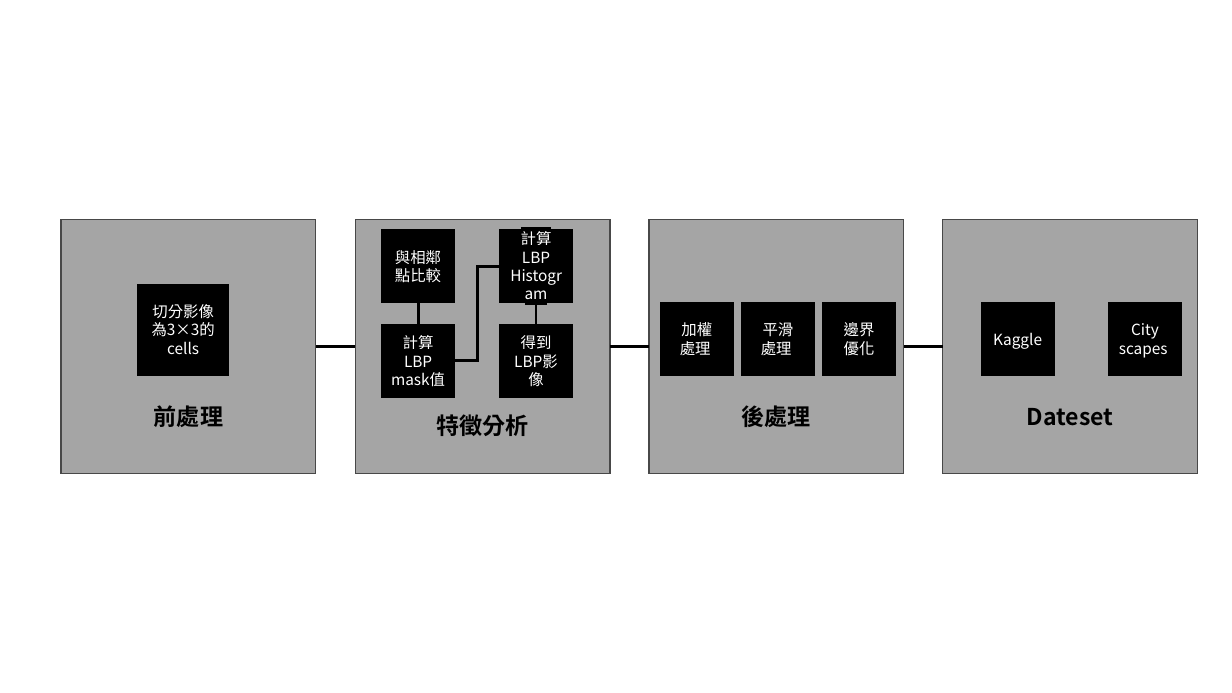
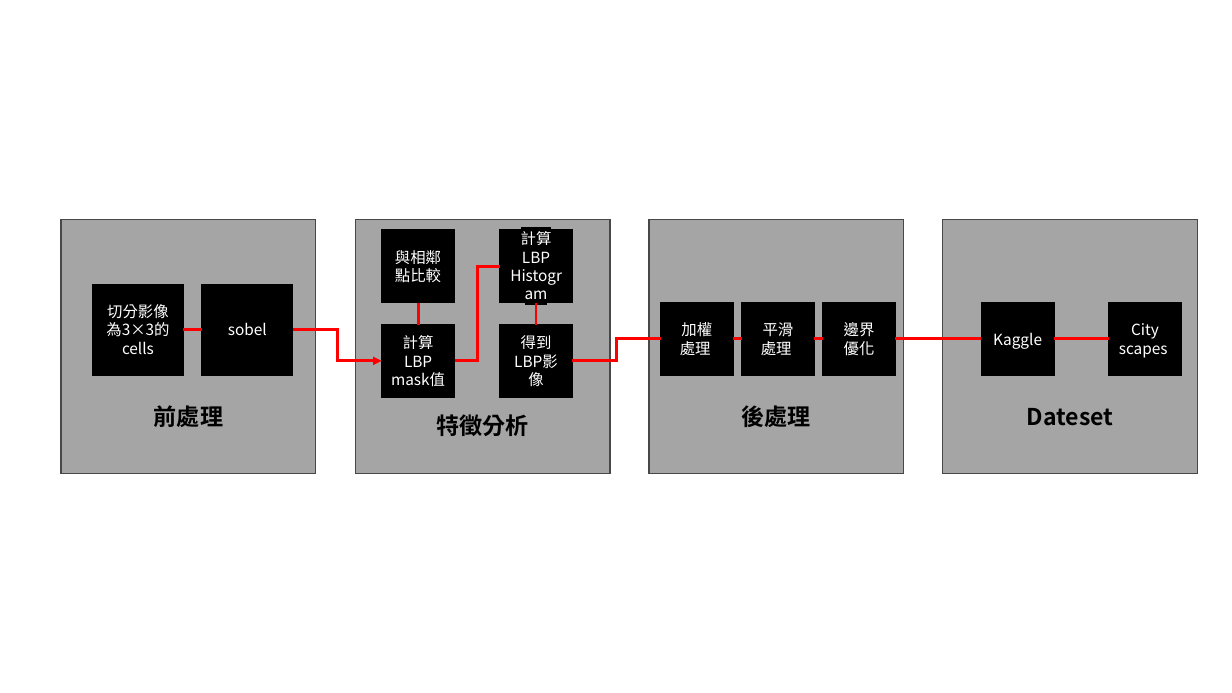
Before and after one commit to shaowei820/Image-processing, a slide deck: slide 2 of image.pptx. Drawn at 1232x693 pixels with LibreOffice and Linux fonts; fonts in the diff are those of the drawing. Boxes give left, top, right and bottom in pixels: in the first picture for what was removed or moved away, otherwise in the second. Text is boxed around its words. In the diff, an @@ line names an element or a change of style, - is before the commit and + after.

```diff
--- a/image.pptx
+++ b/image.pptx
@@ elbow line (455, 361) - (478, 266): stroke #000000 2.25 pt to #FF0000 2.25 pt @@
@@ line (476, 266) - (500, 266): stroke #000000 2.25 pt to #FF0000 2.25 pt @@
@@ rectangle "切分影像為3×3的cells": place and size @@
-rectangle "切分影像為3×3的cells" at (138,285,228,375)
+rectangle "切分影像為3×3的cells" at (92,285,183,375)
@@ rectangle added at (202,285,293,375), fill #000000, outline #000000 1 pt, 12 pt, text #FFFFFF @@
+sobel
@@ line (419, 302) - (419, 324): stroke #000000 2.25 pt to #FF0000 2.25 pt @@
@@ line (536, 324) - (536, 302): stroke #000000 2.25 pt to #FF0000 2.25 pt @@
@@ line added from (183, 330) to (202, 330), #FF0000 2.25 pt @@
@@ elbow arrow added from (293, 330) to (382, 361), #FF0000 2.25 pt @@
@@ line removed from (316, 347) to (356, 347) @@
@@ elbow line added from (573, 361) to (661, 339), #FF0000 2.25 pt @@
@@ line removed from (650, 347) to (610, 347) @@
@@ line added from (734, 339) to (742, 339), #FF0000 2.25 pt @@
@@ line added from (823, 339) to (814, 339), #FF0000 2.25 pt @@
@@ line moved from (943, 347) - (904, 347) to (896, 339) - (982, 339) @@
@@ line (896, 339) - (982, 339): stroke #000000 2.25 pt to #FF0000 2.25 pt @@
@@ line added from (1055, 339) to (1109, 339), #FF0000 2.25 pt @@
```
